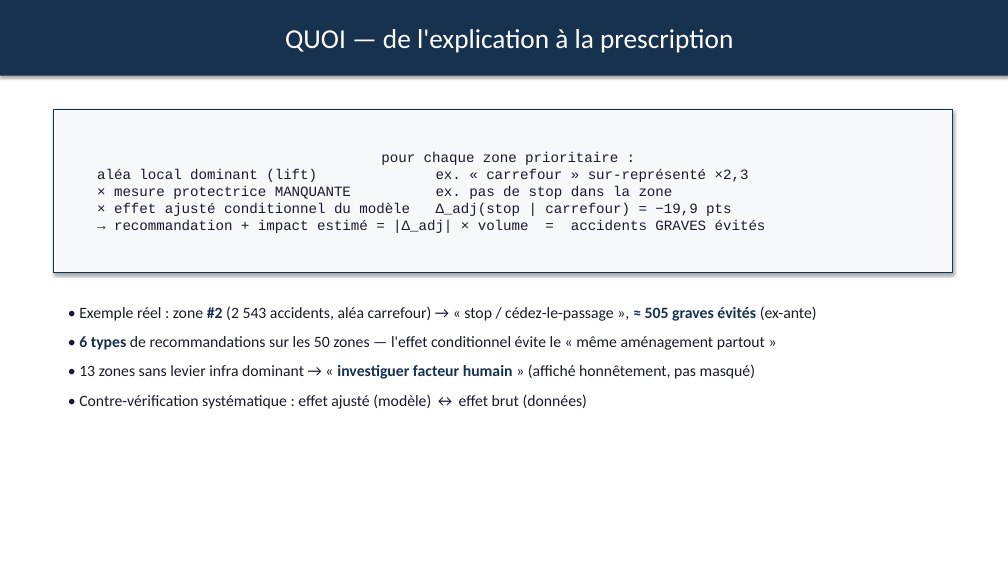
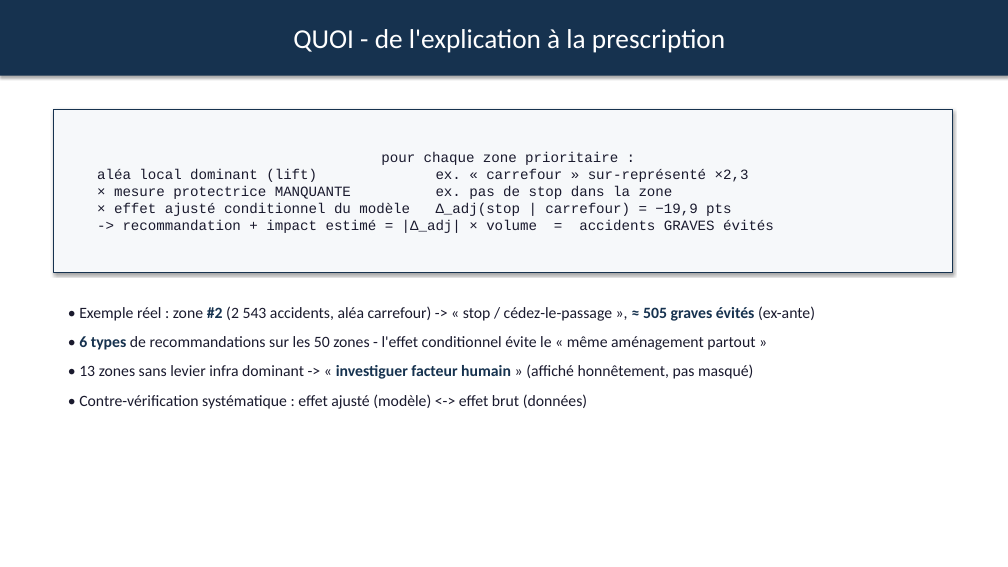
Before and after one commit to SabaMG/xploring, a slide deck: slide 10 of presentation/presentation_finale.pptx. Drawn at 1008x567 pixels with LibreOffice and Linux fonts; fonts in the diff are those of the drawing. Boxes give left, top, right and bottom in pixels: in the first picture for what was removed or moved away, otherwise in the second. Text is boxed around its words. In the diff, an @@ line names an element or a change of style, - is before the commit and + after.

```diff
--- a/presentation/presentation_finale.pptx
+++ b/presentation/presentation_finale.pptx
@@ text in rectangle at bbox=[293, 29, 725, 53]: text changed @@
-QUOI — de l'explication à la prescription
+QUOI - de l'explication à la prescription
@@ text in rectangle at bbox=[123, 220, 774, 233]: text changed @@
-→ recommandation + impact estimé = |Δ_adj| × volume = accidents GRAVES évités
+-> recommandation + impact estimé = |Δ_adj| × volume = accidents GRAVES évités
@@ text at bbox=[79, 306, 815, 409]: text changed @@
-• Exemple réel : zone #2 (2 543 accidents, aléa carrefour) → « stop / cédez-le-passage », ≈ 505 graves évités (ex-ante)
-• 6 types de recommandations sur les 50 zones — l'effet conditionnel évite le « même aménagement partout »
-• 13 zones sans levier infra dominant → « investiguer facteur humain » (affiché honnêtement, pas masqué)
-• Contre-vérification systématique : effet ajusté (modèle) ↔ effet brut (données)
+• Exemple réel : zone #2 (2 543 accidents, aléa carrefour) -> « stop / cédez-le-passage », ≈ 505 graves évités (ex-ante)
+• 6 types de recommandations sur les 50 zones - l'effet conditionnel évite le « même aménagement partout »
+• 13 zones sans levier infra dominant -> « investiguer facteur humain » (affiché honnêtement, pas masqué)
+• Contre-vérification systématique : effet ajusté (modèle) <-> effet brut (données)
```
Also in this commit, not shown: 18 other slides changed, 17 other files.
